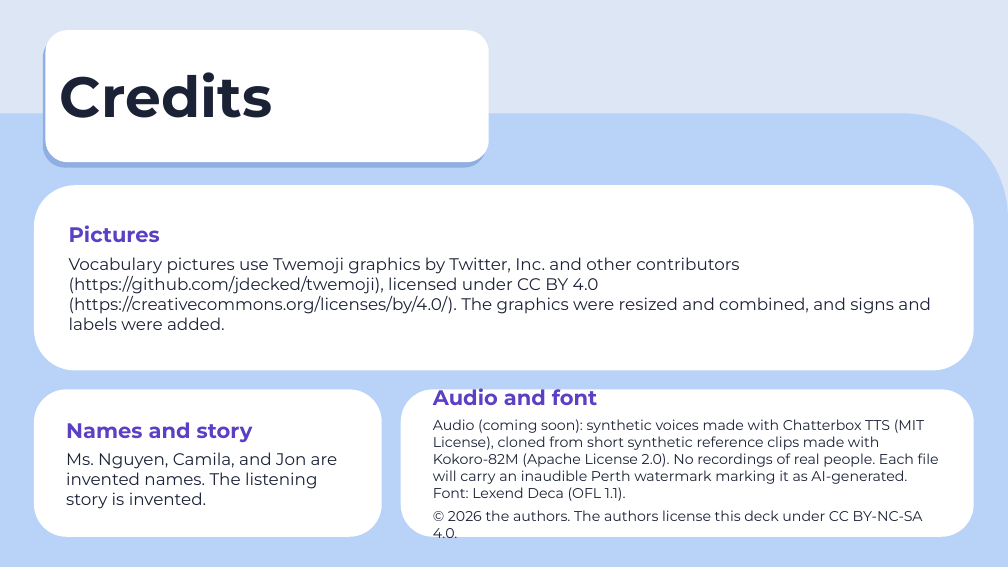
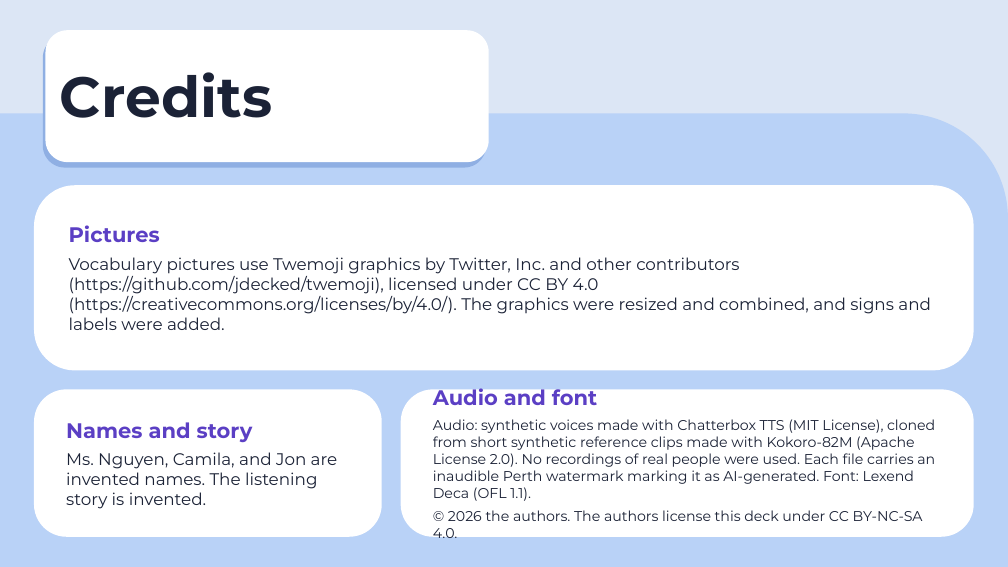
Before and after one commit to sdpursley/ESL-Curriculum, a slide deck: slide 26 of level5/slides/Level5_Lesson10_Slides.pptx. Drawn at 1008x567 pixels with LibreOffice and Linux fonts; fonts in the diff are those of the drawing. Boxes give left, top, right and bottom in pixels: in the first picture for what was removed or moved away, otherwise in the second. Text is boxed around its words. In the diff, an @@ line names an element or a change of style, - is before the commit and + after.

Commit message:
Level 5 Lesson 10 draft listening audio (2:11)

```diff
--- a/level5/slides/Level5_Lesson10_Slides.pptx
+++ b/level5/slides/Level5_Lesson10_Slides.pptx
@@ text in rounded rectangle at (x1=433, y1=419, x2=935, y2=501): text changed @@
-Audio (coming soon): synthetic voices made with Chatterbox TTS (MIT License), cloned from short synthetic reference clips made with Kokoro-82M (Apache License 2.0). No recordings of real people. Each file will carry an inaudible Perth watermark marking it as AI-generated. Font: Lexend Deca (OFL 1.1).
+Audio: synthetic voices made with Chatterbox TTS (MIT License), cloned from short synthetic reference clips made with Kokoro-82M (Apache License 2.0). No recordings of real people were used. Each file carries an inaudible Perth watermark marking it as AI-generated. Font: Lexend Deca (OFL 1.1).
```
Also in this commit, not shown: 1 other slide changed, 8 other files.
